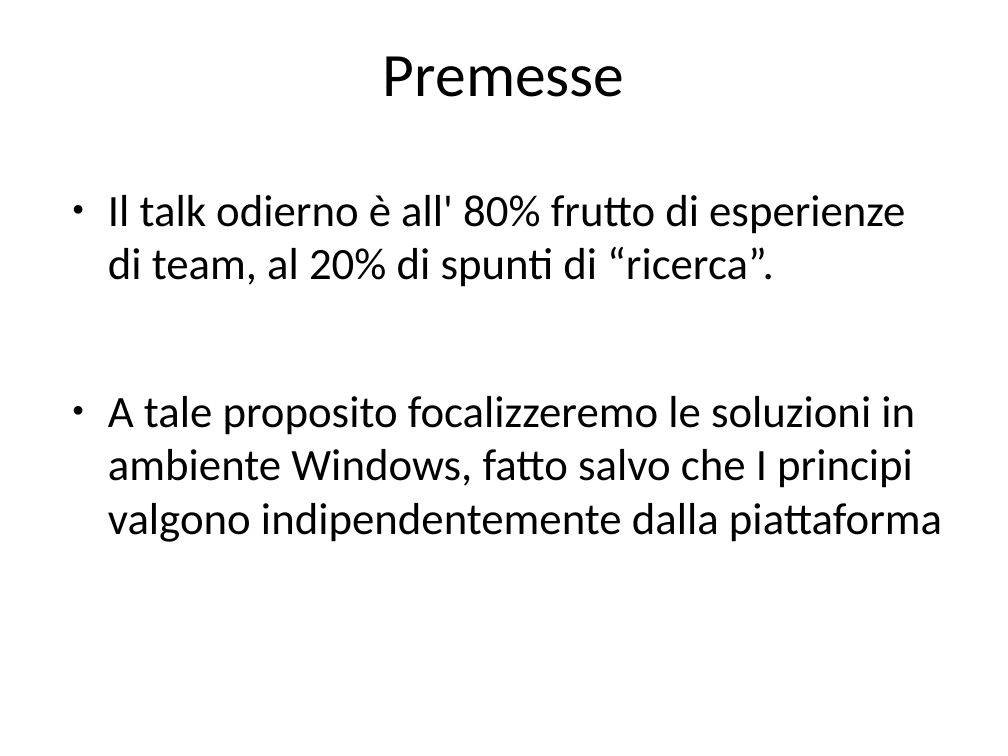
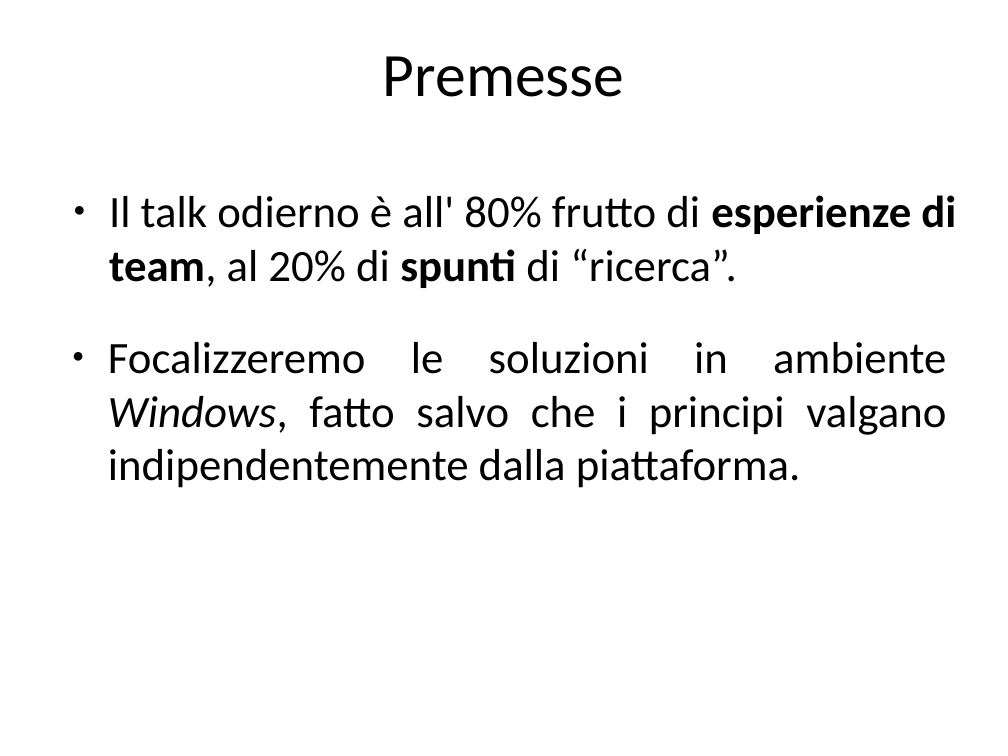
Before and after one commit to guidop/IAD13, a slide deck: slide 3 of La salute del software.odp. Drawn at 1008x756 pixels with LibreOffice and Linux fonts; fonts in the diff are those of the drawing. Boxes give left, top, right and bottom in pixels: in the first picture for what was removed or moved away, otherwise in the second. Text is boxed around its words. In the diff, an @@ line names an element or a change of style, - is before the commit and + after.

```diff
--- a/La salute del software.odp
+++ b/La salute del software.odp
@@ text added at [109, 195, 956, 288], 32 pt, text #000000 @@
+● Il talk odierno è all' 80% frutto di esperienze di team, al 20% di spunti di “ricerca”.
@@ text at [108, 342, 946, 488]: text changed @@
-● Il talk odierno è all' 80% frutto di esperienze di team, al 20% di spunti di “ricerca”.
-● A tale proposito focalizzeremo le soluzioni in ambiente Windows, fatto salvo che I principi valgono indipendentemente dalla piattaforma
+● Focalizzeremo le soluzioni in ambiente Windows, fatto salvo che i principi valgano indipendentemente dalla piattaforma.
```
Also in this commit, not shown: 39 other slides changed, 5 slides added, 3 slides removed.
